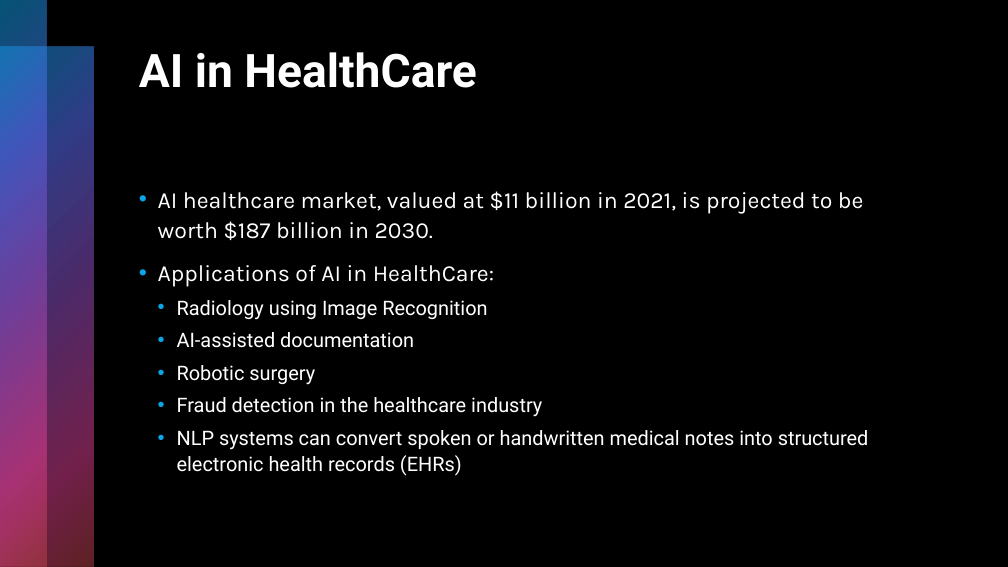
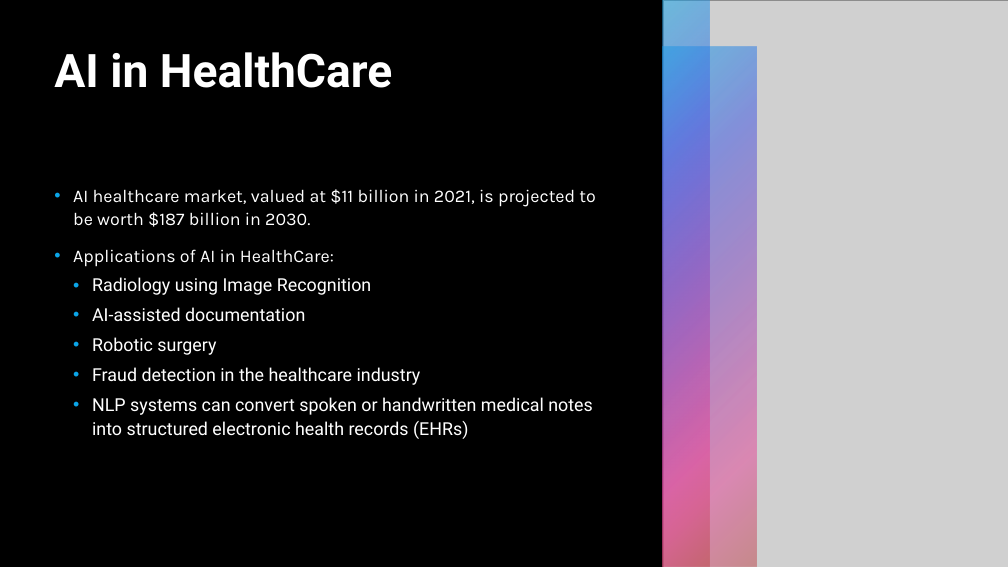
Before and after one commit to Shritej24c/drug_review_NLP, a slide deck: slide 2 of Plots/Drug Review presentation.pptx. Drawn at 1008x567 pixels with LibreOffice and Linux fonts; fonts in the diff are those of the drawing; grey boxes stand for pictures. Boxes give left, top, right and bottom in pixels: in the first picture for what was removed or moved away, otherwise in the second. Text is boxed around its words. In the diff, an @@ line names an element or a change of style, - is before the commit and + after.

```diff
--- a/Plots/Drug Review presentation.pptx
+++ b/Plots/Drug Review presentation.pptx
@@ rectangle added at [0, 0, 1008, 567], fill #000000 @@
@@ picture added at [663, 0, 1008, 567] @@
@@ rectangle added at [663, 0, 710, 567], fill gradient #0BA5E8 to #5066E1 to #894EC0 to #E54196 to #BE4449 @@
@@ title "AI in HealthCare": place and size @@
-title "AI in HealthCare" at [139, 52, 476, 88]
+title "AI in HealthCare" at [54, 52, 392, 88]
@@ rectangle added at [663, 47, 757, 567], fill gradient #0BA5E8 to #5066E1 to #894EC0 to #E54196 to #BE4449 @@
@@ text "AI healthcare market, valued at ...": place and size @@
-text "AI healthcare market, valued at ..." at [158, 191, 869, 476]
+text "AI healthcare market, valued at ..." at [73, 189, 595, 439]
@@ text "AI healthcare market, valued at ..." at [73, 189, 595, 439]: size 22 to 17 pt in "AI healthcare market, valued at $11 billion ...", "Applications of AI in HealthCare:"; size 19 to 17 pt in "Radiology using Image Recognition", "AI-assisted documentation", "Robotic surgery", "Fraud detection in the healthcare industry" and 1 more places @@
```
Also in this commit, not shown: 6 other slides changed, 3 slides added, 2 slides removed, 3 other files.
